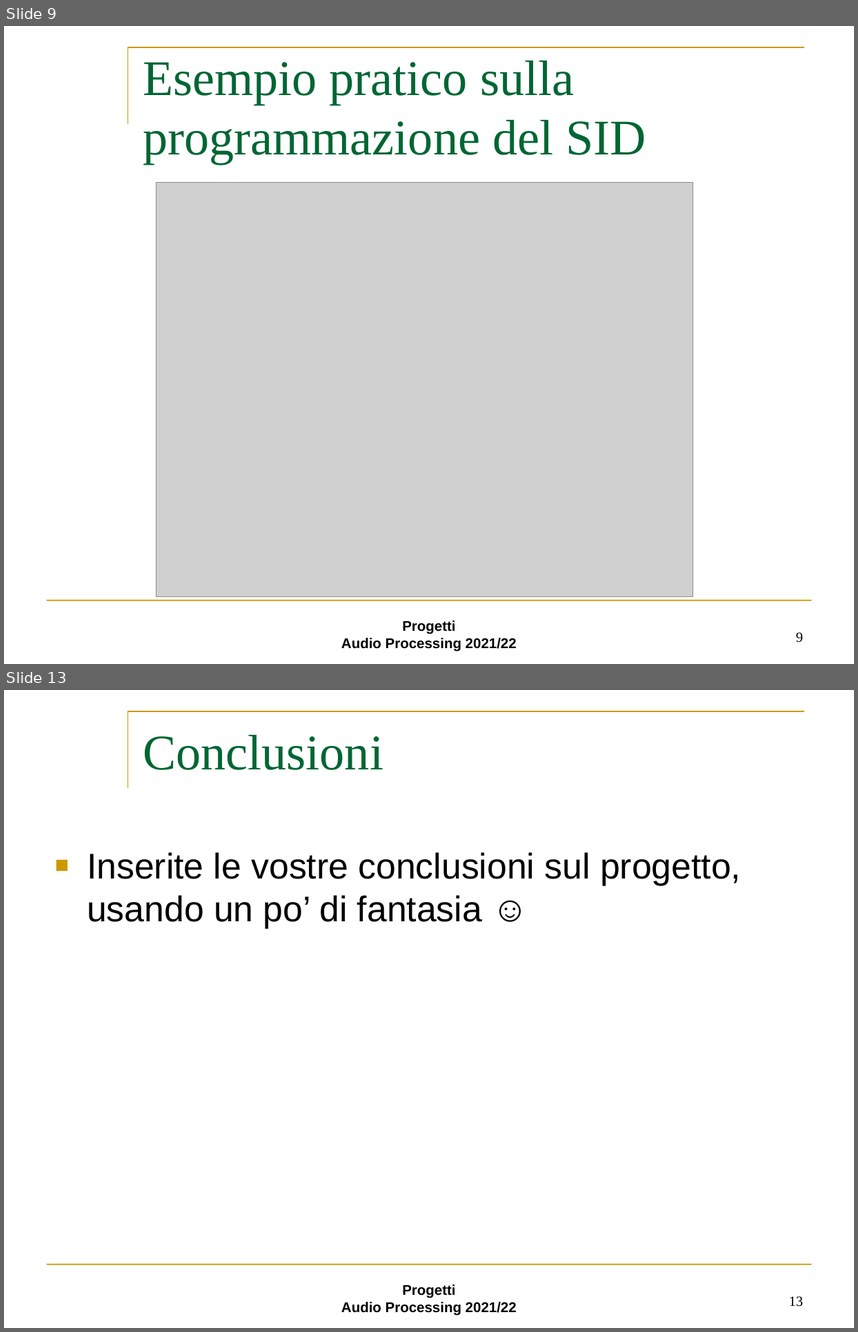
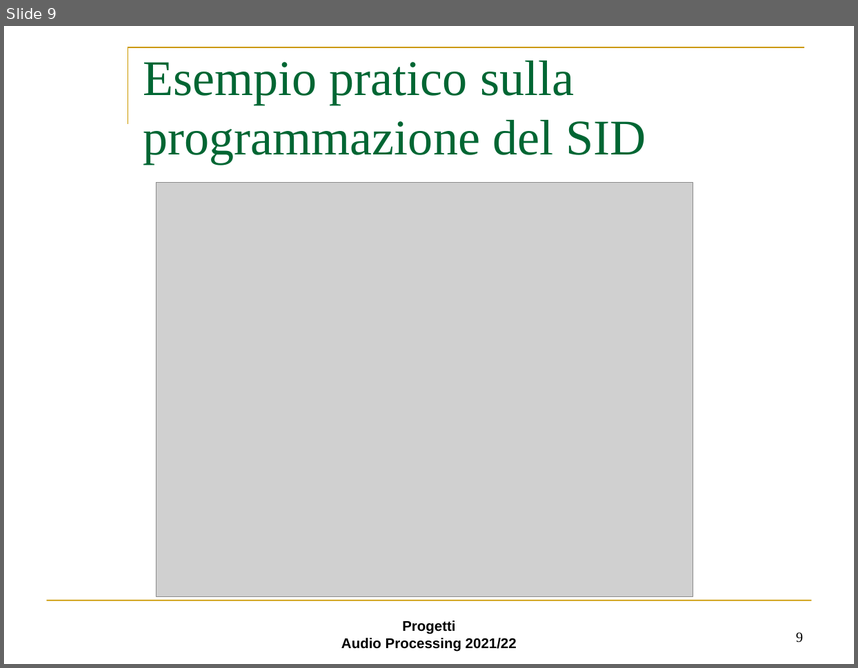
Before and after one commit to Gallo00/Progetto-AUDIO, a slide deck: step3.ppt. Shown one above the other, each under a label of ours: slides 9 and 13 before the commit, slide 9 after it; the slides between them are not shown. The pictures are 858x1332 and 858x668 pixels, drawn with LibreOffice and Linux fonts; fonts in the diff are those of the drawing; grey boxes stand for pictures; background and template pictures are left out. Boxes give left, top, right and bottom in pixels: in the first picture for what was removed or moved away, otherwise in the second. Text is boxed around its words. In the diff, an @@ line names an element or a change of style, - is before the commit and + after.

Commit message:
Aggiornamento step 3, titoli e conclusioni, mancano argomenti teorici e successori sid

```diff
--- a/step3.ppt
+++ b/step3.ppt
@@ slide 13 removed at (x1=4, y1=690, x2=854, y2=1328), background #FFFFFF; not listed: 3 template elements that a slide beside it also shows @@
@@ title removed at (x1=143, y1=735, x2=383, y2=770) @@
-Conclusioni
@@ text removed at (x1=87, y1=852, x2=741, y2=929) @@
-■ Inserite le vostre conclusioni sul progetto, usando un po’ di fantasia ☺
@@ page number removed at (x1=789, y1=1296, x2=803, y2=1306) @@
-13
```
Also in this commit, not shown: 7 slides changed, 3 slides added, 2 other slides removed.
